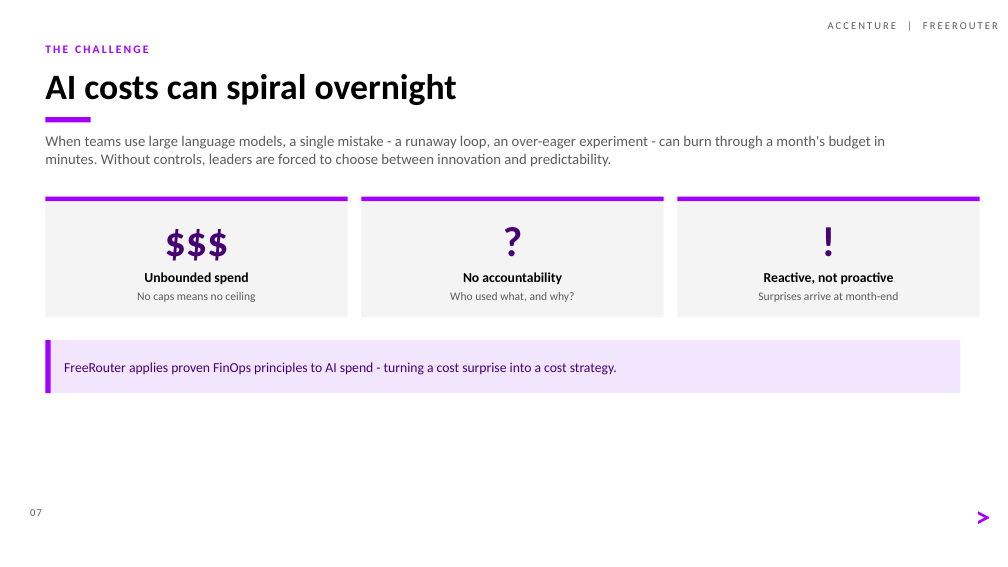
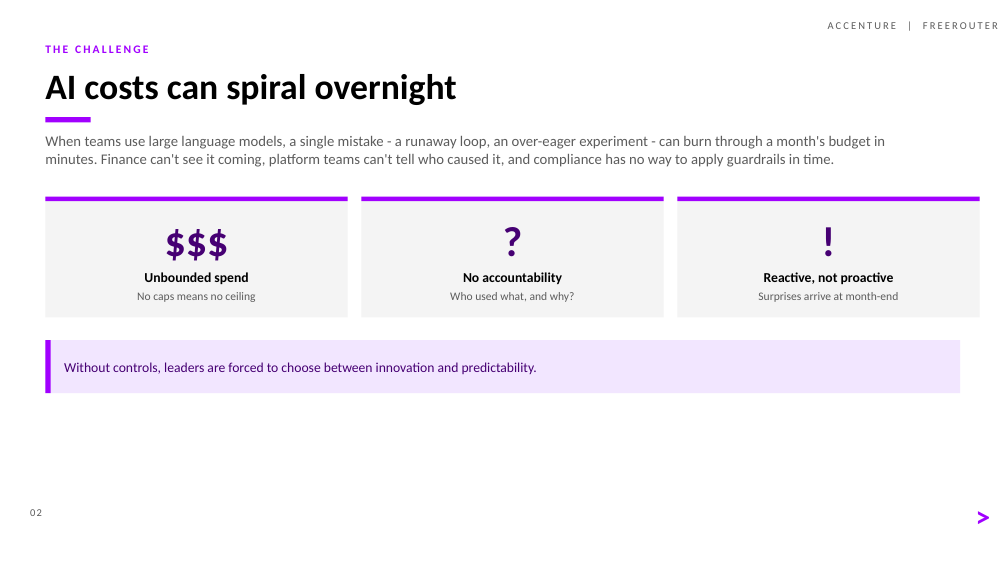
Before and after one commit to ahujrajat/freerouter, a slide deck: slide 3 of docs/Freerouter-FinOps-Presentation.pptx (slide 7 before the commit). Drawn at 1008x567 pixels with LibreOffice and Linux fonts; fonts in the diff are those of the drawing. Boxes give left, top, right and bottom in pixels: in the first picture for what was removed or moved away, otherwise in the second. Text is boxed around its words. In the diff, an @@ line names an element or a change of style, - is before the commit and + after.

```diff
--- a/docs/Freerouter-FinOps-Presentation.pptx
+++ b/docs/Freerouter-FinOps-Presentation.pptx
@@ text at (45, 136, 885, 167): text changed @@
-When teams use large language models, a single mistake - a runaway loop, an over-eager experiment - can burn through a month's budget in minutes. Without controls, leaders are forced to choose between innovation and predictability.
+When teams use large language models, a single mistake - a runaway loop, an over-eager experiment - can burn through a month's budget in minutes. Finance can't see it coming, platform teams can't tell who caused it, and compliance has no way to apply guardrails in time.
@@ text at (64, 362, 537, 374): text changed @@
-FreeRouter applies proven FinOps principles to AI spend - turning a cost surprise into a cost strategy.
+Without controls, leaders are forced to choose between innovation and predictability.
@@ text at (30, 509, 42, 516): text changed @@
-07
+02
```
Also in this commit, not shown: 12 other slides changed, 6 slides added, 1 slide removed, 2 other files.
